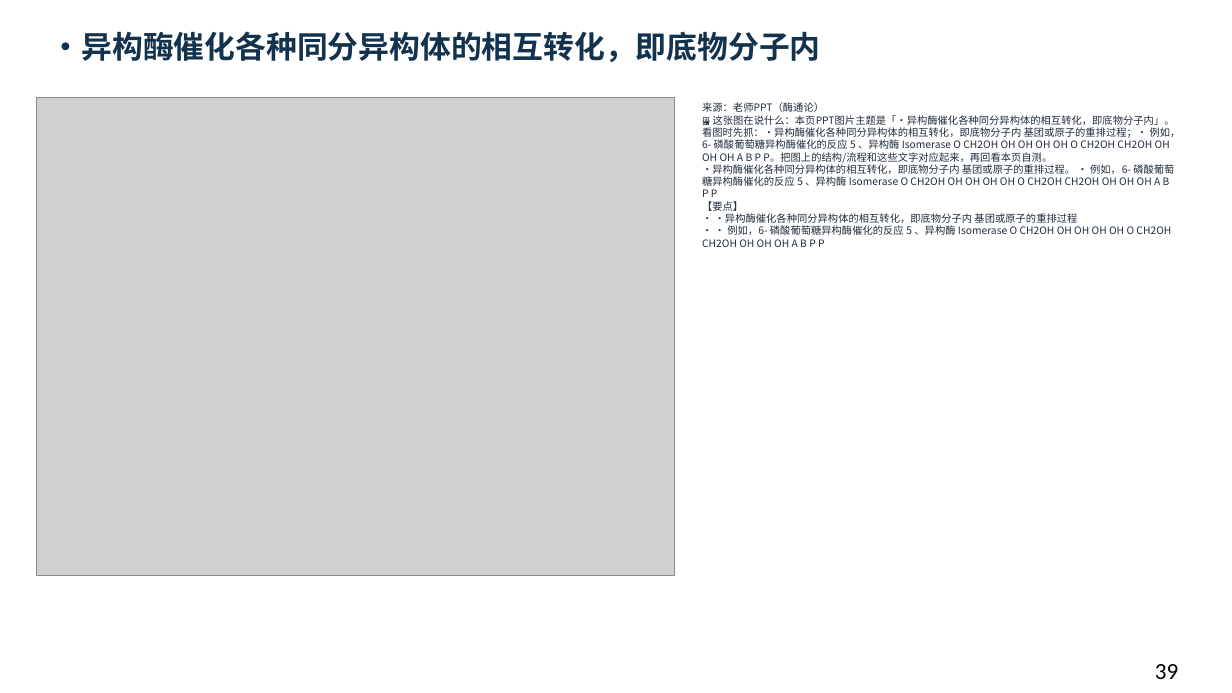
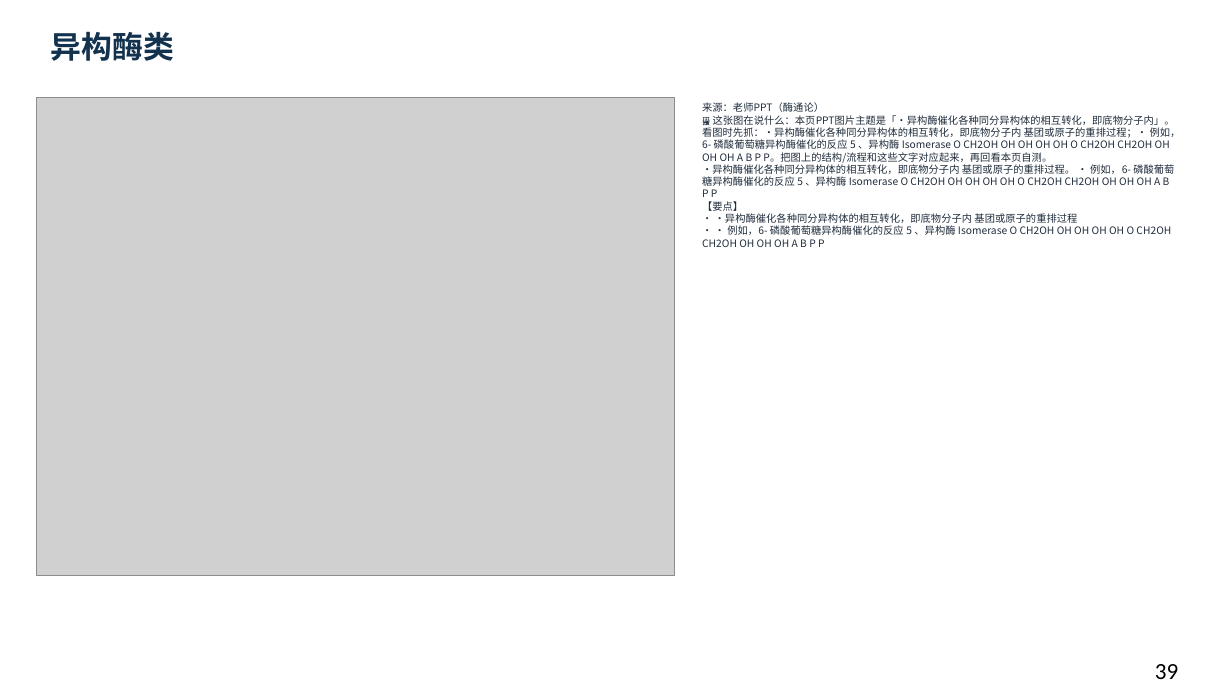
Before and after one commit to newkan-li/Biochemistry, a slide deck: slide 39 of downloads/bc06-ai-style.pptx. Drawn at 1232x693 pixels with LibreOffice and Linux fonts; fonts in the diff are those of the drawing; grey boxes stand for pictures. Boxes give left, top, right and bottom in pixels: in the first picture for what was removed or moved away, otherwise in the second. Text is boxed around its words. In the diff, an @@ line names an element or a change of style, - is before the commit and + after.

```diff
--- a/downloads/bc06-ai-style.pptx
+++ b/downloads/bc06-ai-style.pptx
@@ text at bbox=[51, 31, 174, 61]: text changed @@
-•异构酶催化各种同分异构体的相互转化，即底物分子内
+异构酶类
```
Also in this commit, not shown: 11 other slides changed, 6 slides added, 6 other files.
